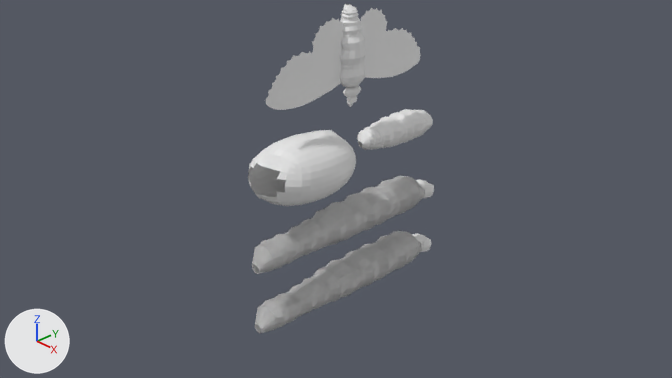
A saved change to the Blender file merian-models/merian-plate-7.blend.
One viewpoint serves both versions: the file's camera 'Camera'. Arrows for +X, +Y and +Z are at lower left; the lights stay in place.

Before the edit, the objects in view are built like this:
```python
me_cube = bpy.data.meshes.new('Cube')
me_cube.from_pydata(...)  # 121 vertices, 120 faces; spans x -0.42..0.43, y -0.83..0.85, z -0.65..1.04
me_cube.materials.append(mat_material_002)  # its picture is missing
me_cylinder_003 = bpy.data.meshes.new('Cylinder.003')
me_cylinder_003.from_pydata(...)  # 1315 vertices, 1367 faces; spans x -1.2..1.2, y -1.14..1.15, z -6.8..7.14
me_cylinder_003.materials.append(mat_material_002)  # its picture is missing
me_cylinder_005 = bpy.data.meshes.new('Cylinder.005')
me_cylinder_005.from_pydata(...)  # 476 vertices, 459 faces; spans x -0.69..0.41, y -0.65..0.4, z -2.03..0.78
me_cylinder_005.materials.append(mat_material_002)  # its picture is missing
me_plane = bpy.data.meshes.new('Plane')
me_plane.from_pydata(...)  # 146 vertices, 2 faces; spans x -0.48..1.39, y -0.42..0.53, z 0.0
me_plane.materials.append(mat_material_002)  # its picture is missing
ob_bottom_caterpillar = bpy.data.objects.new('bottom caterpillar', me_cylinder_003)
ob_bottom_caterpillar.location = (0.0, 0.274, -1.381)
ob_bottom_caterpillar.rotation_euler = (1.571, 0.0, 0.0)  # degrees (90, 0, 0)
ob_bottom_caterpillar.scale = (0.216, 0.216, 0.216)
ob_moth_body = bpy.data.objects.new('moth body', me_cylinder_005)
ob_moth_body.location = (0.0, 0.226, 1.875)
ob_moth_body.rotation_euler = (0.0, 0.0, -1.571)  # degrees (0, 0, -90)
ob_moth_body.scale = (0.335, 0.335, 0.335)
ob_moth_head = bpy.data.objects.new('moth head', me_cube)
ob_moth_head.location = (0.0, 0.266, 1.034)
ob_moth_head.scale = (0.157, 0.157, 0.157)
ob_moth_wings = bpy.data.objects.new('moth wings', me_plane)
ob_moth_wings.location = (-0.006, -0.374, 1.523)
ob_moth_wings.rotation_euler = (1.571, 0.0, 1.608)  # degrees (90, 0, 92)
ob_moth_wings.scale = (1.38, 1.0, 1.0)
# also in view: 'middle caterpillar' at (0.0, 0.24, -0.55); 'left_cocoon' at (0.0, -0.47, 0.38); 'body segment.003' at (0.0, 1.02, 0.41)
```
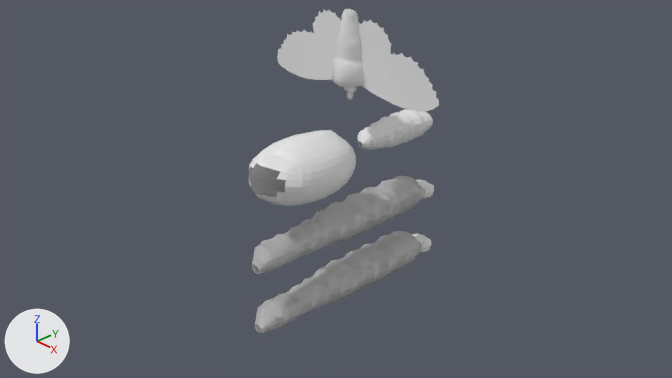
Where the change shows, as pixel boxes [x1, y1, x2, y2] in the pictures (672 x 378 px; the box of a moved part takes in the faces that stretch with it):
'moth wings', deleted
    before: [266, 8, 421, 110]
'moth wing 1', added
    after: [358, 20, 439, 112]
'moth wing 2', added
    after: [277, 10, 341, 80]
'moth body', reshaped, moved, turned, rescaled
    before: [340, 4, 366, 87]
    after: [332, 8, 365, 100]
'moth head', deleted
    before: [343, 85, 361, 107]
part 1 of me_cylinder_005, moved or reshaped
    before: [340, 4, 366, 87]
    after: [332, 8, 365, 100]

What the commit changed:
me_cylinder_005 is used by ob_moth_body; location (0.0, 0.226, 1.875); rotation (0.0, 0.0, -1.571), in degrees (0, 0, -90); scale (0.335, 0.335, 0.335).
me_cylinder_005 had 476 vertices, 459 faces and spanned x -0.69..0.41, y -0.65..0.4, z -2.03..0.78.
me_cylinder_005 now has 625 vertices, 640 faces and spans x -0.23..0.23, y -0.22..0.21, z -0.52..0.59.
me_cylinder_005 part 1: 476 vertices removed from x -0.69..0.41, y -0.65..0.4, z -2.03..0.78; 625 vertices added at x -0.23..0.23, y -0.22..0.21, z -0.52..0.59.
me_cylinder_005 part 2: the surface is now shaded smooth.
Mesh me_plane_002 is new.
It has 146 vertices, 215 faces and spans x 0.076..1.315, y 0.007..0.059, z -0.4..0.508.
It uses material mat_material_002 (its picture is missing).
Mesh me_plane_001 is new.
It has 146 vertices, 215 faces and spans x -1.267..-0.102, y -0.044..0.005, z -0.444..0.498.
It uses material mat_material_002 (its picture is missing).
Object 'moth wings' (ob_moth_wings) is deleted.
Object 'moth body' (ob_moth_body) turns from (0, 0, -90) to (0, 0, 0) degrees about x, y and z.
Object 'moth body' (ob_moth_body) is rescaled from (0.335, 0.335, 0.335) to (1.0, 1.0, 1.0).
Object 'moth body' (ob_moth_body) moves from (0.0, 0.226, 1.875) to (-0.039, 0.273, 1.518).
Object 'moth head' (ob_moth_head) is deleted.
Object 'moth wing 1' (ob_moth_wing_1) is new; it shows me_plane_002.
Its parent is ob_moth_body.
Its matrix parent inverse is Matrix(((1.0, 0.0, 0.0, 0.0389), (0.0, 1.0, 0.0, -0.273), (0.0, 0.0, 1.0, -1.518), (0.0, 0.0, 0.0, 1.0))).
Its location is (-0.0389, 0.273, 1.518).
Object 'moth wing 2' (ob_moth_wing_2) is new; it shows me_plane_001.
Its parent is ob_moth_body.
Its matrix parent inverse is Matrix(((1.0, 0.0, 0.0, 0.0389), (0.0, 1.0, 0.0, -0.273), (0.0, 0.0, 1.0, -1.518), (0.0, 0.0, 0.0, 1.0))).
Its location is (-0.0389, 0.273, 1.518).
